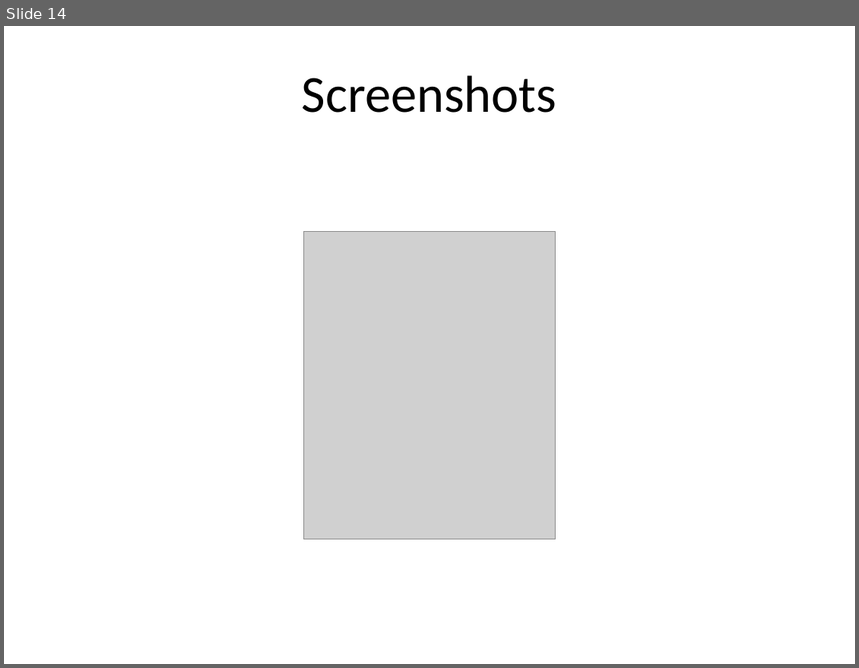
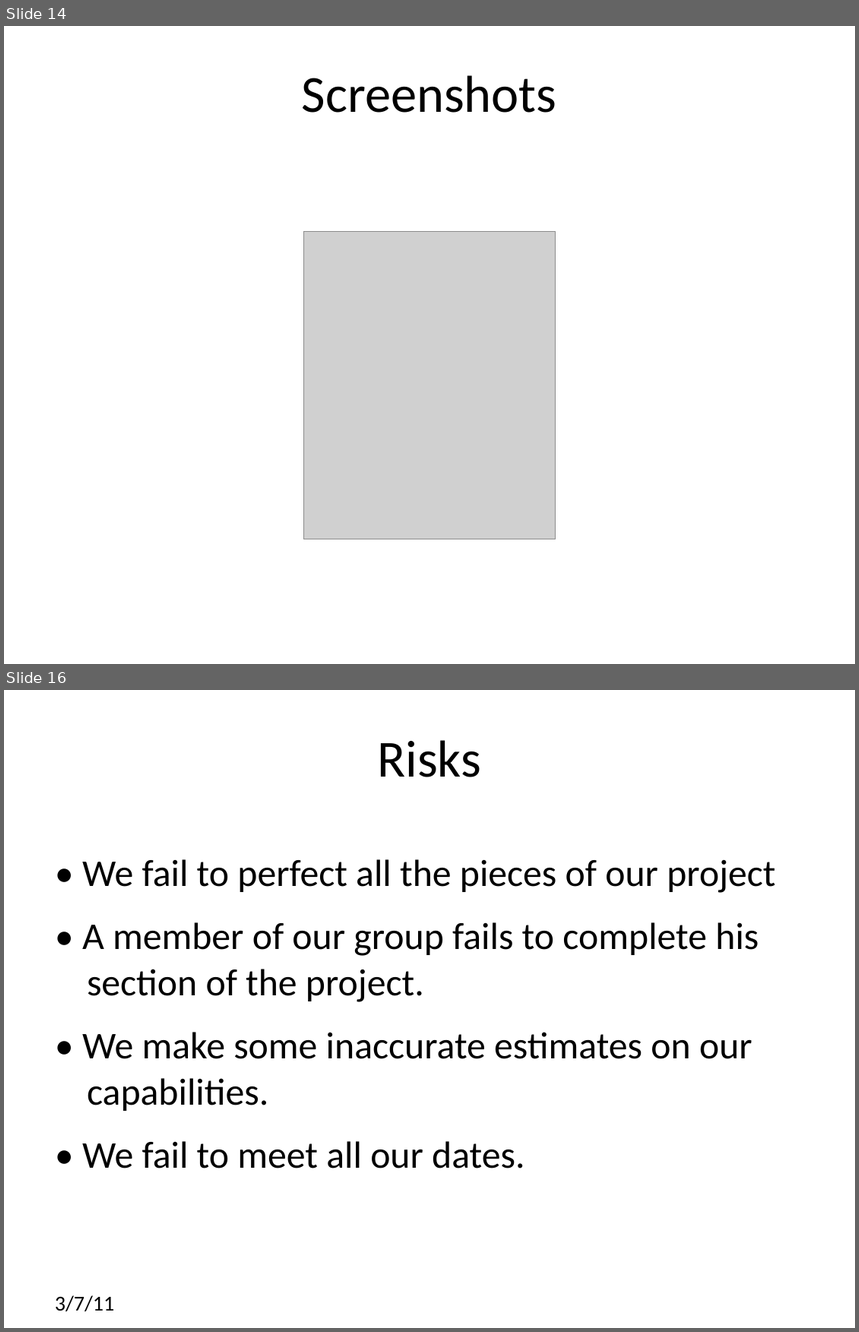
Before and after one commit to codebycliff/fractalblaster, a slide deck: trunk/doc/Mid-Semester Progress.ppt. Shown one above the other, each under a label of ours: slide 14 before the commit, slides 14 and 16 after it; the slides between them are not shown. The pictures are 859x668 and 859x1332 pixels, drawn with LibreOffice and Linux fonts; fonts in the diff are those of the drawing; grey boxes stand for pictures. Boxes give left, top, right and bottom in pixels: in the first picture for what was removed or moved away, otherwise in the second. Text is boxed around its words. In the diff, an @@ line names an element or a change of style, - is before the commit and + after.

```diff
--- a/trunk/doc/Mid-Semester Progress.ppt
+++ b/trunk/doc/Mid-Semester Progress.ppt
@@ slide 16 added at [4, 690, 855, 1328], background #FFFFFF @@
@@ title added at [377, 740, 481, 777], 44 pt, text #000000 @@
+Risks
@@ text added at [82, 859, 775, 1169], 32 pt, text #000000 @@
+• We fail to perfect all the pieces of our project
+• A member of our group fails to complete his section of the project.
+• We make some inaccurate estimates on our capabilities.
+• We fail to meet all our dates.
@@ text added at [55, 1296, 114, 1312], 18 pt, text #000000 @@
+3/7/11
```
Also in this commit, not shown: 2 slides changed, 2 other slides added, 1 other file.
